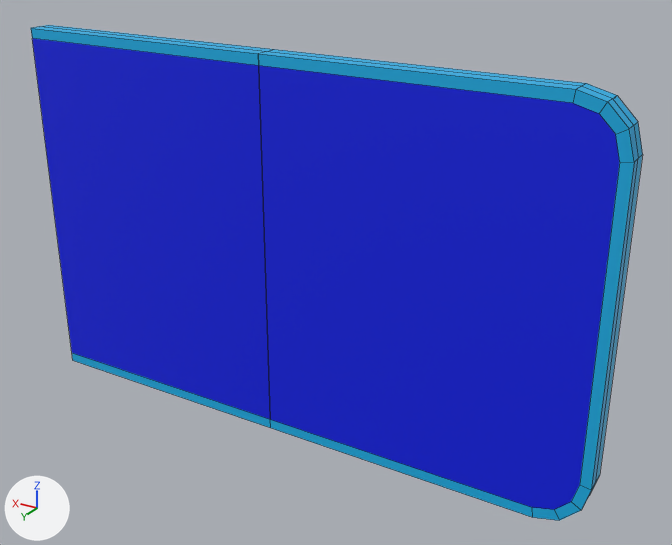
The FBX model SporeFall/Assets/Train/Assets/CenterWall2.fbx, before and after one commit.
Before and after are seen from a 50 mm camera at (-9.07, 9.95, 4.9) aimed at (-2.96, -0.23, -0.19). The lights are fixed; the arrows at lower left show +X, +Y and +Z. Mesh edges are drawn as thin lines.

In view in the first picture: 'CenterWall', 'Edge Wall'.
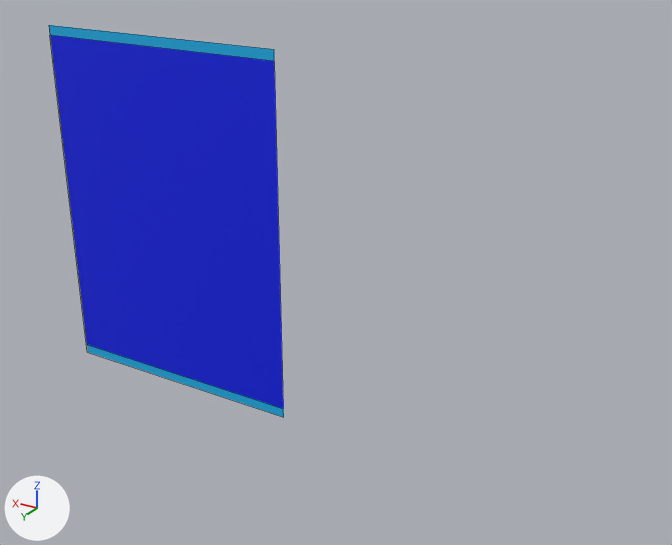
Commit message: Wall Fix

Where the newer file only moved an object's origin or applied its transform, the numbers keep the older frame.

Scene script edits in JSON lines:
```json
{"block": "me_plane_003", "where": "me_plane_003.from_pydata(...)  # 18 vertices, 8 faces; spans x -2.06..2.06, y -0.17..0.17, z -2.79..2.79"}
{"block": "me_plane_003", "where": "# used by ob_centerwall; location = (0.0, 0.0, 0.0)"}
{"block": "me_plane_003", "where": "# verts and faces of me_plane_003; kept vertices keep their numbers, new ones are numbered from 18"}
{"block": "me_plane_003", "where": "# before: 0 (-2.06, 0.0, 2.79) at pixel (266, 51), 1 (2.06, 0.0, 2.79) at pixel (39, 26), 3 (2.06, -0.17, 2.79) at pixel (48, 25), 8 (-2.06, -0.17, 2.79) at pixel (274, 49), 10 (2.06, 0.17, -2.79) at pixel (72, 360)"}
{"block": "me_plane_003", "where": "# before: 11 (2.06, 0.17, 2.79) at pixel (30, 28), 12 (-2.06, 0.17, -2.79) at pixel (270, 427), 13 (-2.06, 0.17, 2.64) at pixel (258, 65), 14 (2.06, 0.17, -2.64) at pixel (71, 352), 15 (2.06, 0.17, 2.64) at pixel (32, 38)"}
{"block": "me_plane_003", "where": "# before: 16 (-2.06, 0.17, 2.79) at pixel (258, 53), 17 (-2.06, 0.17, -2.64) at pixel (270, 419)"}
{"block": "me_plane_003", "change": "me_plane_003 part 1"}
{"op": "add", "block": "me_plane_003", "code": "delete_vertices([0, 1, *range(10, 18)])  # with the faces that use them"}
{"op": "remove", "block": "ob_edge_wall", "code": ["ob_edge_wall = bpy.data.objects.new('Edge Wall', me_plane_002)", "ob_edge_wall.location = (-4.09, 0.0, 0.0)"]}
```

What differs and where, as boxes (x1, y1, x2, y2) in the pictures (672 x 545 px):
```json
{"object": "Edge Wall", "change": "deleted", "before": [258, 49, 643, 520], "on screen": "blue", "faces in mat_1_main (blue #001be7)": [259, 65, 620, 510], "faces in mat_2_edges (cyan #15afe7)": [258, 49, 643, 520]}
{"object": "CenterWall", "change": "reshaped", "before": [31, 25, 273, 428], "after": [49, 25, 283, 417]}
{"part": 1, "of": "me_plane_003", "change": "deleted", "before": [31, 25, 273, 428], "on screen": "blue"}
```
